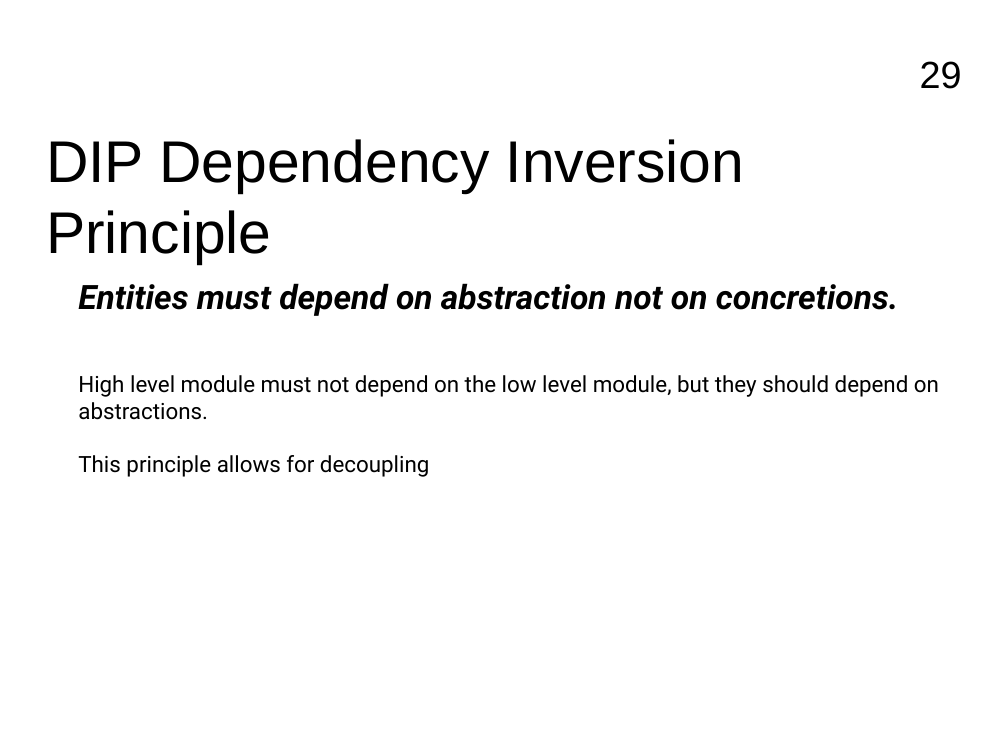
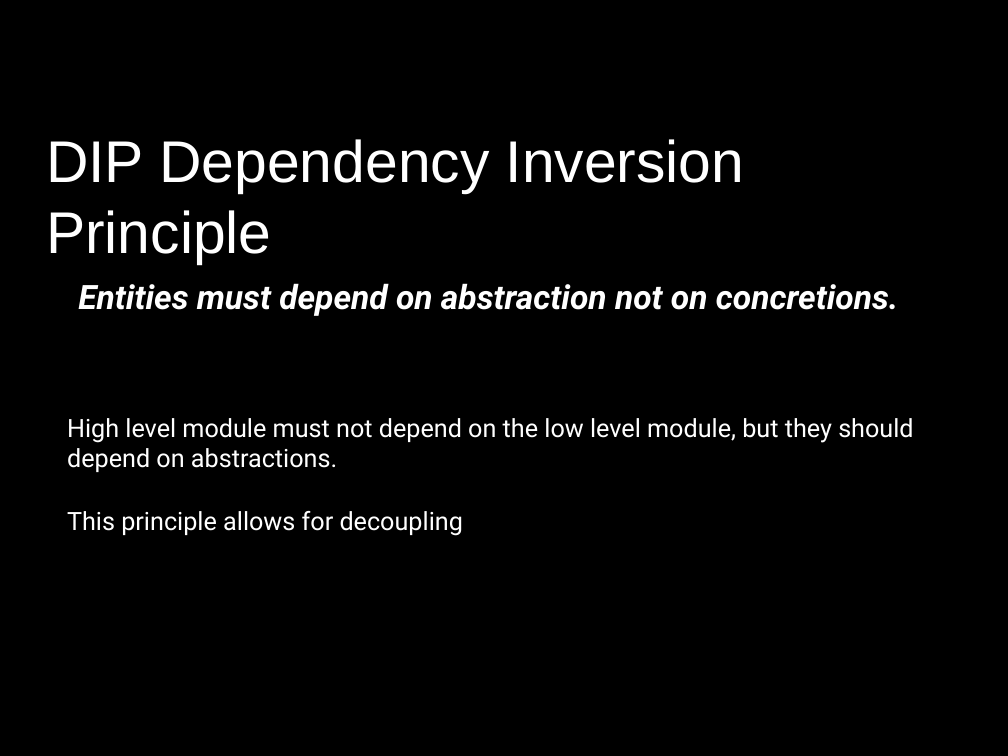
Before and after one commit to FrancoMelandri/SOLID, a slide deck: slide 29 of docs/solid.pptx. Drawn at 1008x756 pixels with LibreOffice and Linux fonts; fonts in the diff are those of the drawing. Boxes give left, top, right and bottom in pixels: in the first picture for what was removed or moved away, otherwise in the second. Text is boxed around its words. In the diff, an @@ line names an element or a change of style, - is before the commit and + after.

```diff
--- a/docs/solid.pptx
+++ b/docs/solid.pptx
@@ background #FFFFFF to #000000 @@
@@ page number removed at bbox=[920, 61, 962, 89] @@
-29
@@ text "DIP Dependency Inversion Principle" at bbox=[46, 139, 744, 264]: text colour #000000 to #FFFFFF @@
@@ text "Entities must depend on abstraction ..." at bbox=[78, 283, 898, 316]: text colour #000000 to #FFFFFF @@
@@ text at bbox=[78, 375, 939, 477]: paragraphs removed @@
-High level module must not depend on the low level module, but they should depend on abstractions.
-This principle allows for decoupling
@@ text added at bbox=[67, 418, 913, 472], 18 pt, text #FFFFFF @@
+High level module must not depend on the low level module, but they should depend on abstractions.
@@ text added at bbox=[67, 511, 463, 536], 18 pt, text #FFFFFF @@
+This principle allows for decoupling
```
Also in this commit, not shown: 52 other slides changed.
